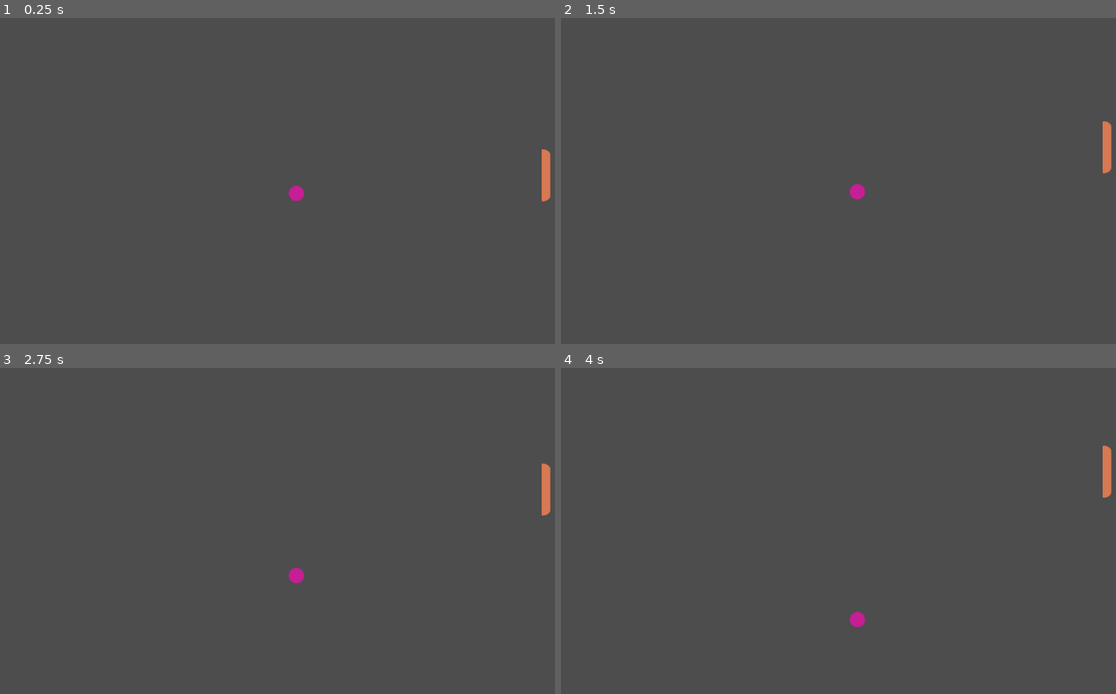
Above: before the commit, frames 1-4 (two rows, left to right).
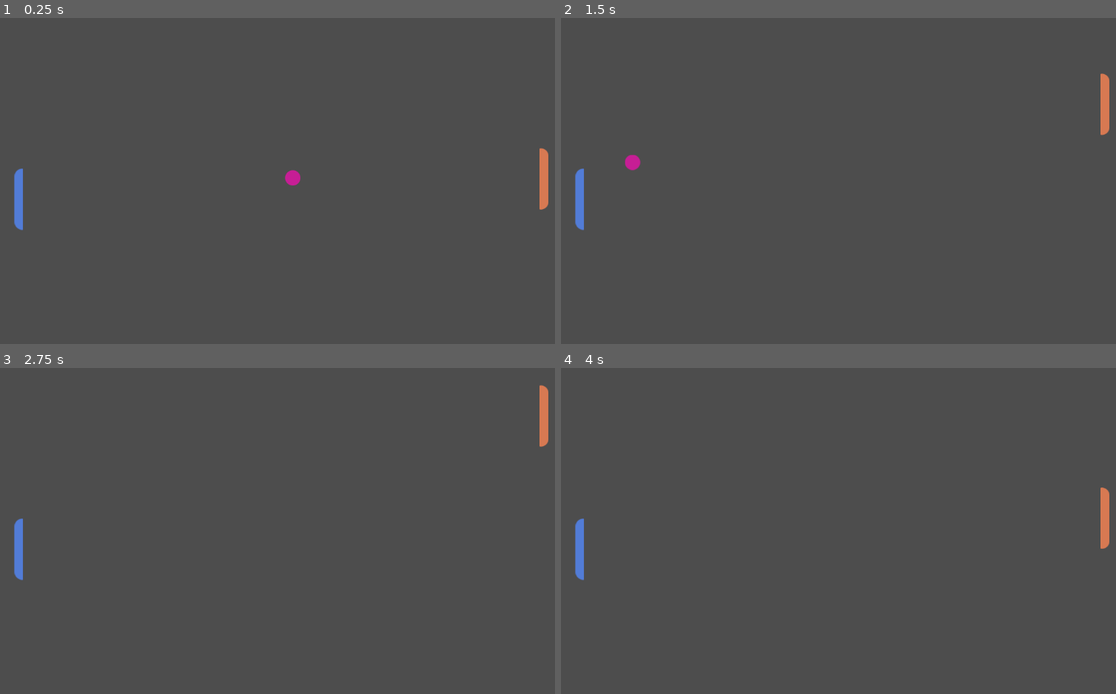
Above: after the commit, the same moments.

Repository: GeoRosa2019/GodotArcadeGame
Game: Godot game, scene res://Scenes/game.tscn
Same seed, same stepped clock (60 frames per second), same inputs: the game is played once before the commit and once after it.
Inputs:
- Up to frame 1 (0.25 s): no input
- Up to frame 2 (1.5 s): hold Up (move_up) 0.53-1.28 s; tap Space (space_button, bound only after the commit) at 0.6, 1.35 s; hold Down (move_down) from 1.28 s (still down)
- Up to frame 3 (2.75 s): release Down (move_down) at 2.03 s; hold Up (move_up) from 2.03 s (still down); tap Space (space_button, bound only after the commit) at 2.1 s
- Up to frame 4 (4 s): tap Space (space_button, bound only after the commit) at 2.85, 3.6 s; release Up (move_up) at 3.53 s; hold Down (move_down) from 3.53 s (still down)

The runs differ from the first frame. In frame 1, 0.7% of the frame differs, in the area x 2-100%, y 39-66%; in frame 2, 1.0%, in the area x 2-100%, y 16-66%; in frame 3, 0.9%; in frame 4, 0.9%.

Commit message:
Added cpu enemy

Diff:
--- a/Scenes/ball.tscn
+++ b/Scenes/ball.tscn
@@ -1,20 +1,16 @@
 [gd_scene format=3 uid="uid://b6nqulstgu038"]
 
 [ext_resource type="Texture2D" uid="uid://bpnl8h1jq00k" path="res://Assets/simple-ping-pong-2Dgame-assets/arts/Ball.png" id="1_d60mj"]
-[ext_resource type="Script" uid="uid://m4vs7y2hju6w" path="res://Scripts/ball.gd" id="1_ij5cq"]
+[ext_resource type="Script" uid="uid://caoj4uynhraul" path="res://Scripts/ball.gd" id="1_ij5cq"]
 
-[sub_resource type="PhysicsMaterial" id="PhysicsMaterial_ij5cq"]
-bounce = 1.0
+[sub_resource type="CircleShape2D" id="CircleShape2D_d60mj"]
+radius = 13.041667
 
-[sub_resource type="CircleShape2D" id="CircleShape2D_ij5cq"]
-
-[node name="Ball" type="RigidBody2D" unique_id=1617145105]
-physics_material_override = SubResource("PhysicsMaterial_ij5cq")
+[node name="Ball" type="CharacterBody2D" unique_id=401520195]
 script = ExtResource("1_ij5cq")
 
-[node name="Sprite2D" type="Sprite2D" parent="." unique_id=1113394867]
+[node name="CollisionShape2D" type="CollisionShape2D" parent="." unique_id=39640416]
+shape = SubResource("CircleShape2D_d60mj")
+
+[node name="Sprite2D" type="Sprite2D" parent="." unique_id=2071942526]
 texture = ExtResource("1_d60mj")
-
-[node name="CollisionShape2D" type="CollisionShape2D" parent="." unique_id=1138092591]
-scale = Vector2(1.5, 1.5)
-shape = SubResource("CircleShape2D_ij5cq")
--- /dev/null
+++ b/Scenes/cpu.tscn
@@ -0,0 +1,16 @@
+[gd_scene format=3 uid="uid://bisu3qgtvvsl"]
+
+[ext_resource type="Script" uid="uid://b6grrphpqur83" path="res://Scripts/cpu.gd" id="1_dopw7"]
+[ext_resource type="Texture2D" uid="uid://dgrttclttk30f" path="res://Assets/simple-ping-pong-2Dgame-assets/arts/Computer.png" id="1_xwqh3"]
+
+[sub_resource type="RectangleShape2D" id="RectangleShape2D_dopw7"]
+size = Vector2(20, 124)
+
+[node name="CPU" type="CharacterBody2D" unique_id=1763461983]
+script = ExtResource("1_dopw7")
+
+[node name="CollisionShape2D" type="CollisionShape2D" parent="." unique_id=2107456721]
+shape = SubResource("RectangleShape2D_dopw7")
+
+[node name="Sprite2D" type="Sprite2D" parent="." unique_id=354487645]
+texture = ExtResource("1_xwqh3")
--- a/Scenes/game.tscn
+++ b/Scenes/game.tscn
@@ -2,18 +2,23 @@
 
 [ext_resource type="PackedScene" uid="uid://bbgq21qgtiv1y" path="res://Scenes/player.tscn" id="1_ebmjs"]
 [ext_resource type="PackedScene" uid="uid://b6nqulstgu038" path="res://Scenes/ball.tscn" id="2_qxrlw"]
+[ext_resource type="PackedScene" uid="uid://bisu3qgtvvsl" path="res://Scenes/cpu.tscn" id="2_wowpa"]
 [ext_resource type="PackedScene" uid="uid://dsircs1b07ld6" path="res://Scenes/boarders.tscn" id="3_wrm1d"]
 [ext_resource type="PackedScene" uid="uid://b83jtfkvfjk3b" path="res://Scenes/score_zone.tscn" id="4_3dryh"]
 
 [node name="Game" type="Node2D" unique_id=102264006]
 
 [node name="Player" parent="." unique_id=582100398 instance=ExtResource("1_ebmjs")]
-position = Vector2(491, 3)
+position = Vector2(491, 5)
+
+[node name="CPU" parent="." unique_id=1763461983 instance=ExtResource("2_wowpa")]
+position = Vector2(-535, 1)
+speed = 500.0
+
+[node name="Ball" parent="." unique_id=401520195 instance=ExtResource("2_qxrlw")]
 
 [node name="Camera2D" type="Camera2D" parent="." unique_id=1928103235]
-
-[node name="Ball" parent="." unique_id=1617145105 instance=ExtResource("2_qxrlw")]
-position = Vector2(3, 1)
+position = Vector2(4, 1)
 
 [node name="Borders" type="Node" parent="." unique_id=903860754]
 
--- a/Scenes/player.tscn
+++ b/Scenes/player.tscn
@@ -4,16 +4,16 @@
 [ext_resource type="Texture2D" uid="uid://cxitn0wkk6fnu" path="res://Assets/simple-ping-pong-2Dgame-assets/arts/Player.png" id="1_v0iea"]
 
 [sub_resource type="RectangleShape2D" id="RectangleShape2D_sh265"]
-size = Vector2(23, 104)
+size = Vector2(23, 120)
 
 [node name="Player" type="CharacterBody2D" unique_id=582100398]
 script = ExtResource("1_cvnsp")
+speed = 500.0
 
 [node name="Sprite2D" type="Sprite2D" parent="." unique_id=759061110]
-position = Vector2(0, -9)
-scale = Vector2(1, 0.85)
+position = Vector2(0, -3.0000014)
 texture = ExtResource("1_v0iea")
 
 [node name="CollisionShape2D" type="CollisionShape2D" parent="." unique_id=776990221]
-position = Vector2(0, -8)
+position = Vector2(0, -3)
 shape = SubResource("RectangleShape2D_sh265")
--- a/Scripts/ball.gd
+++ b/Scripts/ball.gd
@@ -1,11 +1,33 @@
-extends RigidBody2D
+extends CharacterBody2D
 
+@export var speed := 500.0
+var launched = false
 
-# Called when the node enters the scene tree for the first time.
-func _ready() -> void:
-	pass # Replace with function body.
+func _ready():
+	velocity = Vector2.ZERO
 
+func _process(delta):
+	if not launched and Input.is_action_just_pressed("space_button"):
+		launched = true
+		randomize_direction()
 
-# Called every frame. 'delta' is the elapsed time since the previous frame.
-func _process(delta: float) -> void:
-	pass
+func randomize_direction():
+	# Randomly choose left or right
+	var x_direction = [-1, 1].pick_random()
+
+	# Random vertical angle
+	var y_direction = randf_range(-0.6, 0.6)
+
+	# Create normalized direction vector
+	velocity = Vector2(x_direction, y_direction).normalized() * speed
+
+func _physics_process(delta):
+
+	var collision = move_and_collide(velocity * delta)
+
+	if collision:
+		# Bounce using collision normal
+		velocity = velocity.bounce(collision.get_normal())
+
+		# Optional: slightly increase speed over time
+		velocity *= 1.05
--- /dev/null
+++ b/Scripts/cpu.gd
@@ -0,0 +1,20 @@
+extends CharacterBody2D
+
+@export var speed: float = 100.0
+var direction = 0.0
+
+@onready var ball = get_node("../Ball")
+
+# Grabs the game screen to keep cpu in bounds
+var screen_height = ProjectSettings.get_setting("display/window/size/viewport_height")
+
+func _physics_process(delta):
+	if ball.position.y < position.y - 10:
+		velocity.y = -speed
+	elif ball.position.y > position.y + 10:
+		velocity.y = speed
+	else:
+		velocity.y = 0
+
+	position.y = clamp(position.y, 50, screen_height - 50)
+	move_and_collide(velocity * delta)
--- a/Scripts/score_zone.gd
+++ b/Scripts/score_zone.gd
@@ -1,8 +1,6 @@
 extends Area2D
 
 var playerScore = 0
-
-
 
 func _on_body_entered(_body: Node2D) -> void:
 	playerScore += 1
--- a/project.godot
+++ b/project.godot
@@ -31,6 +31,11 @@
 "events": [Object(InputEventKey,"resource_local_to_scene":false,"resource_name":"","device":-1,"window_id":0,"alt_press …(195 unchanged characters)…
 ]
 }
+space_button={
+"deadzone": 0.2,
+"events": [Object(InputEventKey,"resource_local_to_scene":false,"resource_name":"","device":-1,"window_id":0,"alt_pressed":false,"shift_pressed":false,"ctrl_pressed":false,"meta_pressed":false,"pressed":false,"keycode":0,"physical_keycode":32,"key_label":0,"unicode":32,"location":0,"echo":false,"script":null)
+]
+}
 
 [physics]
 
Not shown, changed: Scripts/ball.gd.uid
Not shown, added: Scripts/cpu.gd.uid
